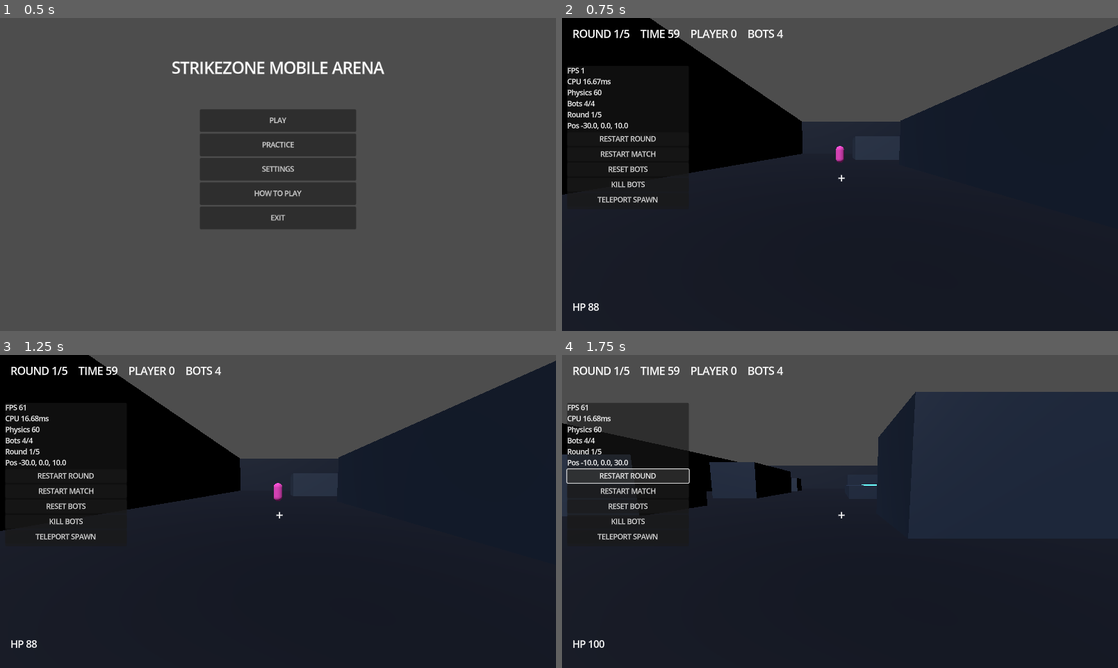
Above: before the commit, frames 1-4 (two rows, left to right).
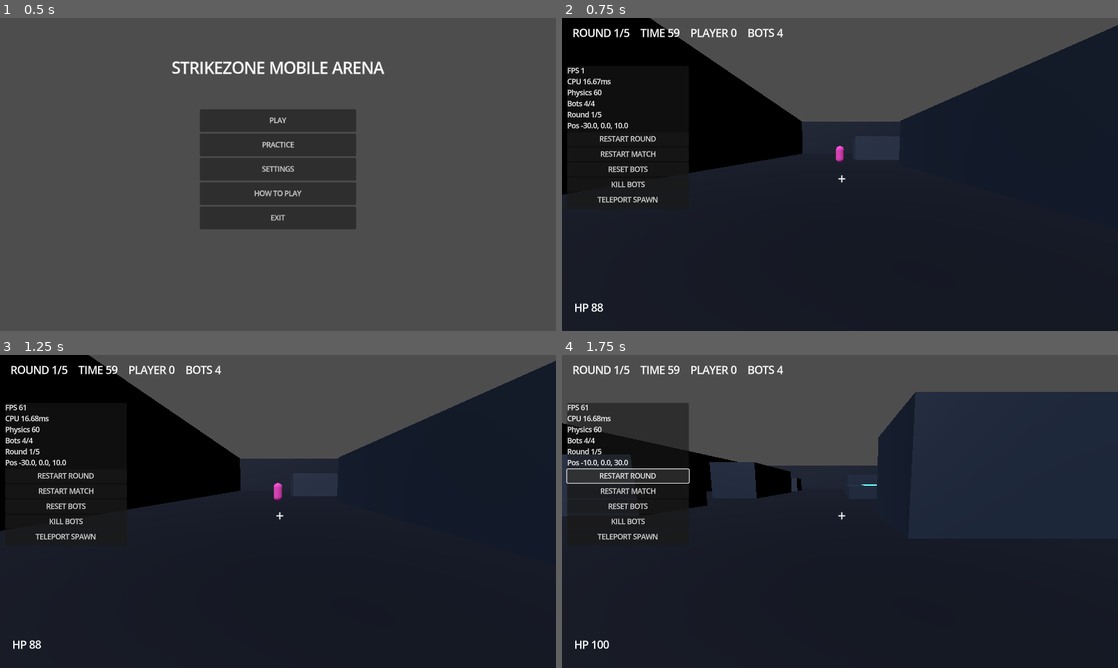
Above: after the commit, the same moments.

Repository: venom142/StrikeZone
Game: Godot game, scene res://Main.tscn
Two runs of this game, one before a commit and one after it. Both use one fixed random seed, a clock stepped at 60 frames per second and the inputs below.
Inputs:
- Up to frame 1 (0.5 s): no input
- Up to frame 2 (0.75 s): click "PLAY" at 0.5 s
- Up to frame 3 (1.25 s): no input
- Up to frame 4 (1.75 s): click "RESTART ROUND" at 1.25 s

Frame 1 is identical in both runs. In frame 2, 0.5% of the frame differs, in the area x 2-51%, y 3-94%; in frame 3, 0.5%; in frame 4, 0.5%.
Error after the commit: Parse Error: Cannot infer the type of "v" variable because the value doesn't have a set type. (res://scripts/ui/VirtualJoystick.gd:18)

Commit message:
Add landscape mobile FPS controls

Diff:
--- a/scripts/ui/HUD.gd
+++ b/scripts/ui/HUD.gd
@@ -3,30 +3,96 @@
 var player: Node
 var match_manager: Node
 var labels: Dictionary = {}
+var root: Control
+var joystick: Control
+var look_area: Control
+var sprint_button: Button
+var jump_button: Button
+var tag_button: Button
 
 func _ready() -> void:
-    var root := Control.new()
+    root = Control.new()
     root.set_anchors_and_offsets_preset(Control.PRESET_FULL_RECT)
+    root.mouse_filter = Control.MOUSE_FILTER_IGNORE
     add_child(root)
+    _build_info()
+    _build_mobile_controls()
+
+func _build_info() -> void:
     var top := Label.new()
-    top.position = Vector2(24, 20)
+    top.position = Vector2(24, 18)
+    top.size = Vector2(700, 44)
     top.add_theme_font_size_override("font_size", 24)
+    top.mouse_filter = Control.MOUSE_FILTER_IGNORE
     root.add_child(top)
     labels["top"] = top
+
     var hp := Label.new()
-    hp.position = Vector2(24, 650)
-    hp.add_theme_font_size_override("font_size", 22)
+    hp.position = Vector2(28, 650)
+    hp.size = Vector2(250, 44)
+    hp.add_theme_font_size_override("font_size", 24)
+    hp.mouse_filter = Control.MOUSE_FILTER_IGNORE
     root.add_child(hp)
     labels["hp"] = hp
+
     var cross := Label.new()
     cross.text = "+"
     cross.set_anchors_and_offsets_preset(Control.PRESET_CENTER)
-    cross.add_theme_font_size_override("font_size", 28)
+    cross.add_theme_font_size_override("font_size", 30)
+    cross.mouse_filter = Control.MOUSE_FILTER_IGNORE
     root.add_child(cross)
+
+func _build_mobile_controls() -> void:
+    joystick = preload("res://scripts/ui/VirtualJoystick.gd").new()
+    joystick.name = "MoveJoystick"
+    joystick.position = Vector2(36, 430)
+    joystick.size = Vector2(220, 220)
+    joystick.mouse_filter = Control.MOUSE_FILTER_STOP
+    root.add_child(joystick)
+    joystick.input_vector.connect(_on_move)
+
+    look_area = preload("res://scripts/ui/TouchLook.gd").new()
+    look_area.name = "LookArea"
+    look_area.position = Vector2(610, 100)
+    look_area.size = Vector2(610, 540)
+    look_area.mouse_filter = Control.MOUSE_FILTER_STOP
+    root.add_child(look_area)
+    look_area.look_delta.connect(_on_look)
+
+    sprint_button = _make_button("SPRINT", Vector2(260, 570), Vector2(150, 100))
+    sprint_button.button_down.connect(func(): player.set_sprint(true) if player else null)
+    sprint_button.button_up.connect(func(): player.set_sprint(false) if player else null)
+
+    jump_button = _make_button("JUMP", Vector2(1050, 500), Vector2(150, 100))
+    jump_button.pressed.connect(func(): player.jump() if player else null)
+
+    tag_button = _make_button("TAG", Vector2(1040, 350), Vector2(170, 120))
+    tag_button.add_theme_font_size_override("font_size", 28)
+    tag_button.pressed.connect(func(): player.tag() if player else null)
+
+func _make_button(text_value: String, pos: Vector2, button_size: Vector2) -> Button:
+    var b := Button.new()
+    b.text = text_value
+    b.position = pos
+    b.size = button_size
+    b.mouse_filter = Control.MOUSE_FILTER_STOP
+    b.add_theme_font_size_override("font_size", 22)
+    root.add_child(b)
+    return b
 
 func setup(p: Node, mm: Node) -> void:
     player = p
     match_manager = mm
+    if player:
+        player.set_process_input(false)
+
+func _on_move(value: Vector2) -> void:
+    if player:
+        player.set_move(value)
+
+func _on_look(delta: Vector2) -> void:
+    if player:
+        player.set_look(delta)
 
 func _process(_delta: float) -> void:
     if not labels.has("top"):
